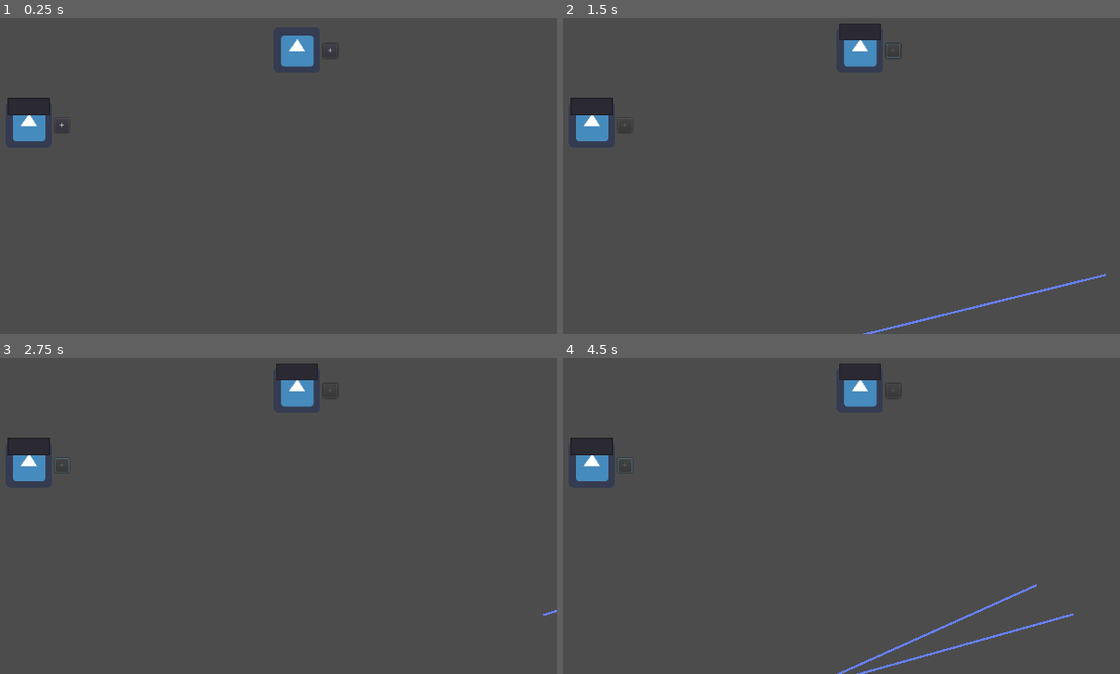
Above: before the commit, frames 1-4 (two rows, left to right).
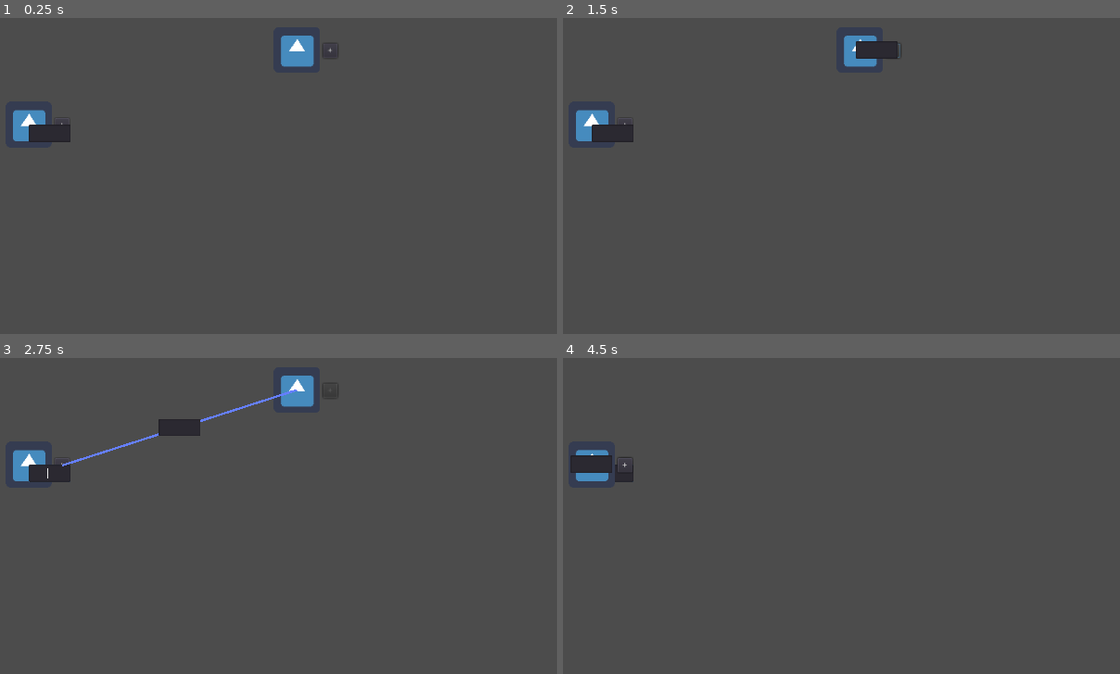
Above: after the commit, the same moments.

Repository: 8pins/Floyd-Warshall-Algorithm-by-godot
Game: Godot game, scene res://test.tscn
Two runs of this game, one before a commit and one after it. Both use one fixed random seed, a clock stepped at 60 frames per second and the inputs below. This scene is started directly instead of the project's main scene. The engine's default icon, where the game draws it, is replaced by a stand-in: a white triangle on a blue panel in a dark square.
Inputs (mouse positions are in pixels of both pictures, inside the frame that each line leads up to):
- Up to frame 1 (0.25 s): no input
- Up to frame 2 (1.5 s): click "+" at 0.5 s; click "+" at 1.25 s
- Up to frame 3 (2.75 s): click (61, 465) at 2 s, where only the run after the commit has a clickable "+"
- Up to frame 4 (4.5 s): tap Enter at 2.75, 4.25 s; drag from (590, 465) to (858, 389) at 2.77 s; tap Space at 3.5 s; drag from (858, 389) to (590, 465) at 3.52 s; move the mouse to (824, 361) at 4.27 s; click (824, 361) at 4.42 s

The runs differ from the first frame. In frame 1, 0.8% of the frame differs, in the area x 1-13%, y 25-40%; in frame 2, 1.8%; in frame 3, 1.9%; in frame 4, 2.4%, in the area x 1-92%, y 1-100%.
Error in both runs: Invalid get index 'global_position' (on base: 'Nil'). (res://LineGraph.gd:18)

Commit message:
fix lineDrag, add distance edit

Diff:
--- a/Floyd-Warshall/LineGraph.gd
+++ b/Floyd-Warshall/LineGraph.gd
@@ -15,10 +15,12 @@
 
 # Called every frame. 'delta' is the elapsed time since the previous frame.
 func _process(delta):
-	self.global_position = parentNode.global_position
+	self.position = -parentNode.global_position
 	self.points[0] = parentNode.global_position
 	if (targetNode != null):
 		self.points[1] = targetNode.global_position
+
+	$LineEdit.rect_position = (self.points[0] + self.points[1]) / 2 - $LineEdit.rect_pivot_offset
 
 
 func setFirstnode(parent):
--- a/Floyd-Warshall/LineGraph.tscn
+++ b/Floyd-Warshall/LineGraph.tscn
@@ -8,11 +8,12 @@
 script = ExtResource( 1 )
 
 [node name="LineEdit" type="LineEdit" parent="."]
-margin_left = -29.0
-margin_top = -37.0
-margin_right = 29.0
-margin_bottom = -13.0
+margin_right = 58.0
+margin_bottom = 24.0
+rect_pivot_offset = Vector2( 29, 12 )
+rect_clip_content = true
 align = 1
+expand_to_text_length = true
 __meta__ = {
 "_edit_use_anchors_": false
 }
